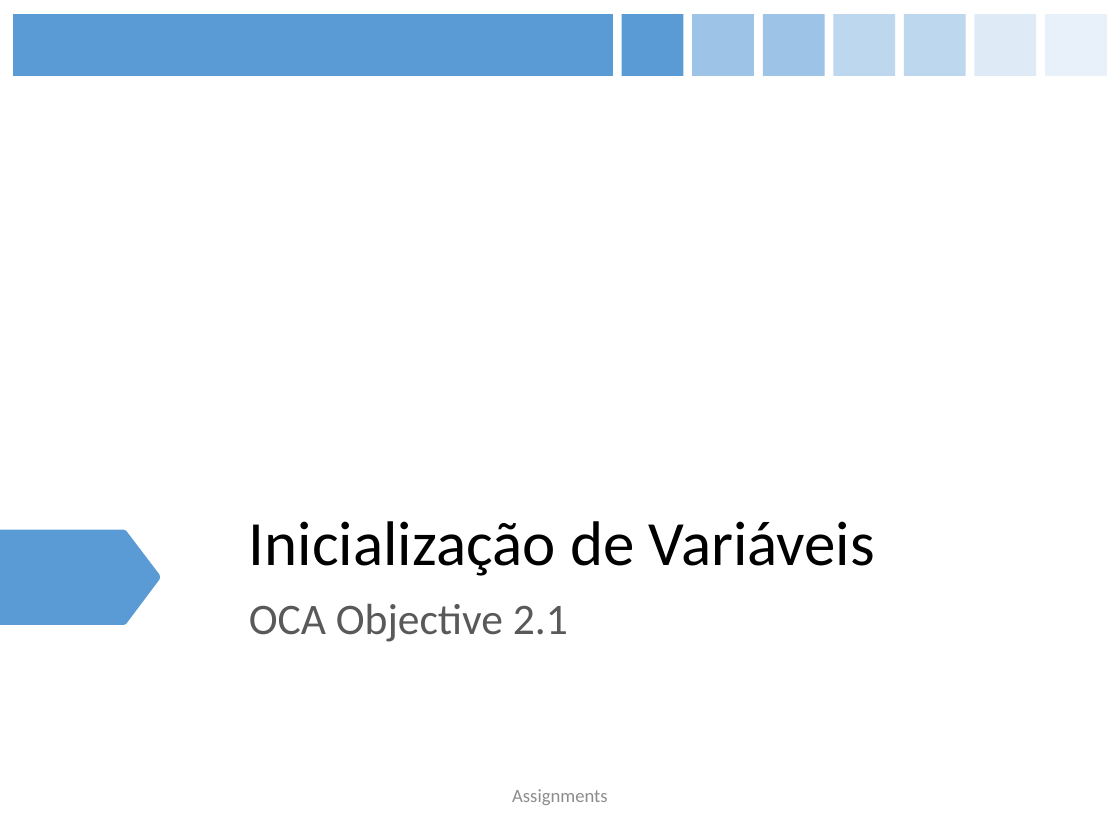
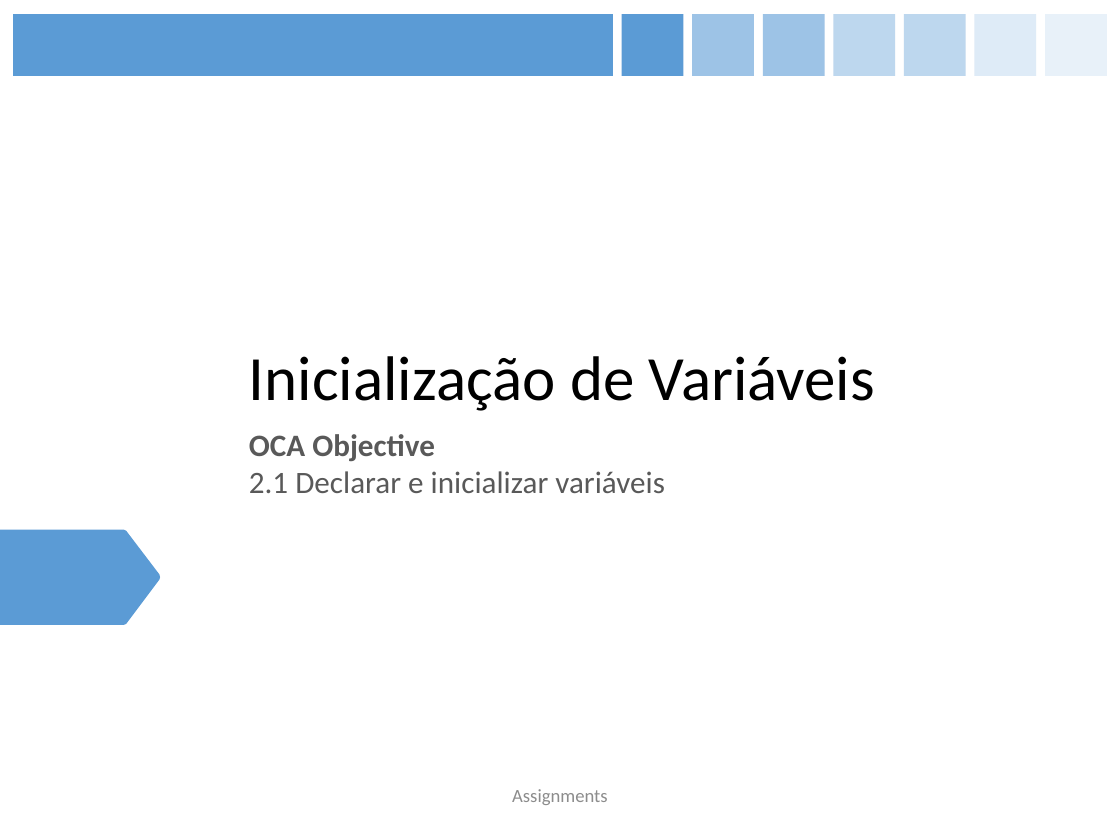
Before and after one commit to figueiredojrr/treinamentoJavaSeOcaAgosto, a slide deck: slide 39 of TreinamentoJavaSeOca/documentos/apresentação/OCA.pptx (slide 40 before the commit). Drawn at 1120x840 pixels with LibreOffice and Linux fonts; fonts in the diff are those of the drawing. Boxes give left, top, right and bottom in pixels: in the first picture for what was removed or moved away, otherwise in the second. Text is boxed around its words. In the diff, an @@ line names an element or a change of style, - is before the commit and + after.

```diff
--- a/TreinamentoJavaSeOca/documentos/apresentação/OCA.pptx
+++ b/TreinamentoJavaSeOca/documentos/apresentação/OCA.pptx
@@ title "Inicialização de Variáveis": place and size @@
-title "Inicialização de Variáveis" at <box>249,521,875,576</box>
+title "Inicialização de Variáveis" at <box>249,356,875,411</box>
@@ subtitle at <box>249,434,665,493</box>: text changed; size 28 to 20 pt @@
-OCA Objective 2.1
+OCA Objective
+2.1 Declarar e inicializar variáveis
```
Also in this commit, not shown: 6 other slides changed, 1 slide removed.
